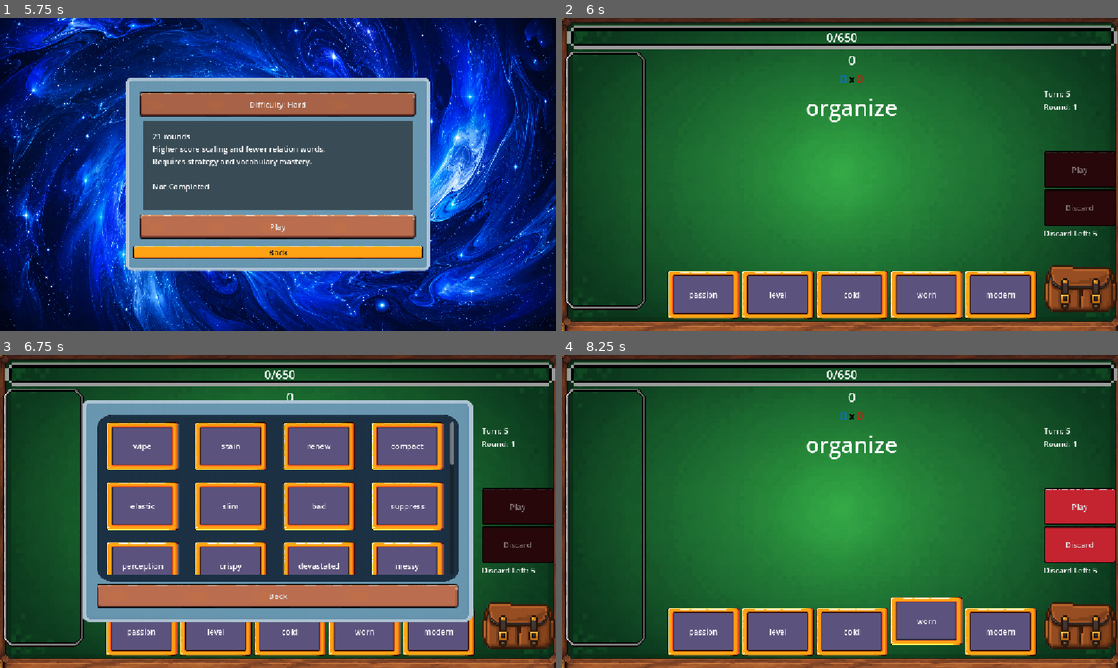
Above: before the commit, frames 1-4 (two rows, left to right).
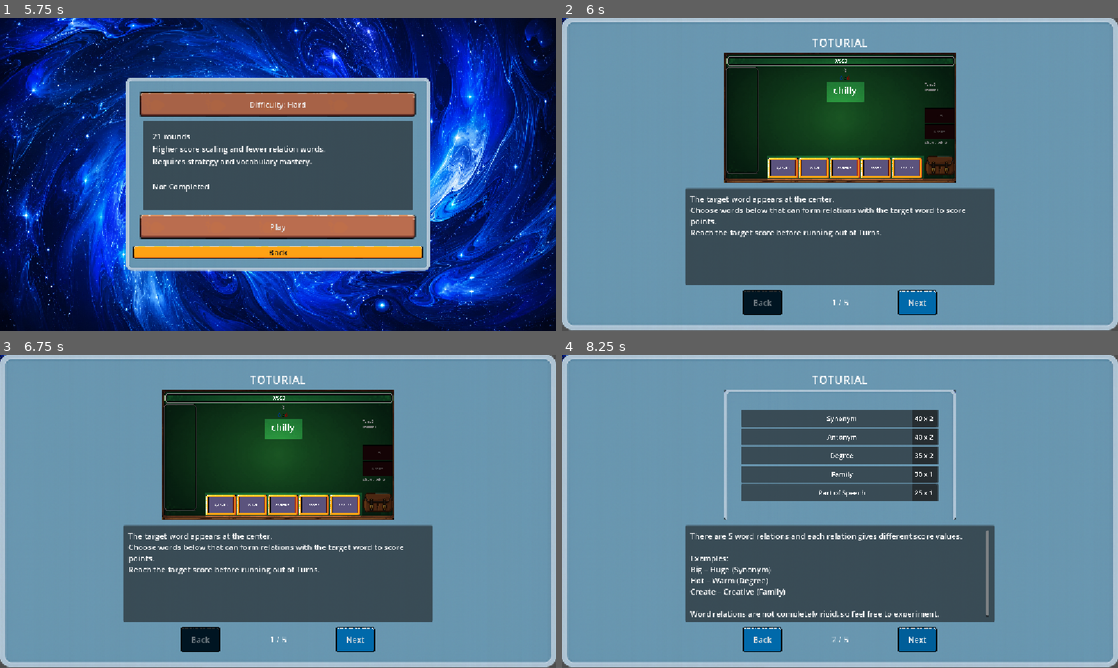
Above: after the commit, the same moments.

Repository: BMinh166/english-game-learning
Game: Godot game, scene res://scenes/Screen/main_menu.tscn
Same seed, same stepped clock (60 frames per second), same inputs: the game is played once before the commit and once after it.
Inputs (mouse positions are in pixels of both pictures, inside the frame that each line leads up to):
- Up to frame 1 (5.75 s): click "Play" at 0.5 s; click "Back" at 1.25 s; click "Play" at 2 s; click "Difficulty: Normal" at 2.75 s; click "Difficulty: Hard" at 3.5 s; click "Difficulty: Easy" at 4.25 s; click "Difficulty: Normal" at 5 s
- Up to frame 2 (6 s): click "Play" at 5.75 s
- Up to frame 3 (6.75 s): click (517, 624) at 6.52 s
- Up to frame 4 (8.25 s): click (840, 596) at 7.25 s, where only the run before the commit has a clickable "Back"; click (917, 639) at 8 s, where only the run after the commit has a clickable "Next"

Frame 1 is identical in both runs. In frame 2, 99% of the frame differs, in the area x 0-100%, y 0-100%; in frame 3, 95%; in frame 4, 100%.

Commit message:
Add toturial

Diff:
--- a/autoload/Localization.gd
+++ b/autoload/Localization.gd
@@ -42,6 +42,10 @@
 		"back": "Back",
 		"yes": "Yes",
 		"cancel": "Cancel",
+		"next": "Next",
+		"done": "Done",
+
+		"toturial": "TOTURIAL",
 
 		"delete_confirm": "All save data will be permanently deleted.\nThis action cannot be undone.\n\nAre you sure?",
 
@@ -113,6 +117,36 @@
 		"skip": "Skip",
 		"reroll": "Reroll",
 		"reward_item": "Choose a reward",
+
+		"tutorial_step_1":
+			"The target word appears at the center.\n"
+			+ "Choose words below that can form relations with the target word to score points.\n"
+			+ "Reach the target score before running out of Turns.",
+
+		"tutorial_step_2":
+			"There are 5 word relations and each relation gives different score values.\n\n"
+			+ "Examples:\n"
+			+ "Big – Huge (Synonym)\n"
+			+ "Hot – Warm (Degree)\n"
+			+ "Create – Creative (Family)\n\n"
+			+ "Word relations are not completely rigid, so feel free to experiment.",
+
+		"tutorial_step_3":
+			"Chain activates when 2 or more valid words are played consecutively.\n"
+			+ "Chain increases score exponentially, the longer the streak the stronger it becomes.\n"
+			+ "Try to minimize invalid words as much as possible.",
+
+		"tutorial_step_4":
+			"Each play consumes 1 Turn. Running out of Turns means defeat.\n\n"
+			+ "Besides the 5 words in your hand, the Bag contains 40 additional words.\n"
+			+ "Use Discard to remove unwanted words and draw random new ones from the Bag.\n"
+			+ "You can Discard up to 5 times.",
+
+		"tutorial_step_5":
+			"After reaching the target score, you clear the round and choose 1 support Item.\n"
+			+ "Items shape your playstyle and improve scoring.\n"
+			+ "You can only hold up to 5 Items, so choose carefully.\n"
+			+ "Selling Items grants bonus Turns.",
 
 	},
 
@@ -150,6 +184,10 @@
 		"back": "Quay lại",
 		"yes": "Có",
 		"cancel": "Hủy",
+		"next": "Tiếp",
+		"done": "Xong",
+
+		"toturial": "HƯỚNG DẪN",
 
 		"delete_confirm": "Tất cả dữ liệu sẽ bị xóa vĩnh viễn.\nKhông thể hoàn tác thao tác này.\n\nBạn có chắn chắn không?",
 
@@ -221,6 +259,36 @@
 		"skip": "Bỏ qua",
 		"reroll": "Đổi lại",
 		"reward_item": "Hãy chọn phần thưởng",
+
+		"tutorial_step_1":
+			"Từ yêu cầu xuất hiện ở giữa.\n"
+			+ "Hãy chọn các từ bên dưới có thể lập mối quan hệ với từ yêu cầu để ghi điểm.\n"
+			+ "Hãy ghi đủ số điểm trước khi hết Lượt chơi.",
+
+		"tutorial_step_2":
+			"Có 5 quan hệ từ và mỗi quan hệ từ sẽ ghi số điểm khác nhau.\n\n"
+			+ "Ví dụ:\n"
+			+ "Big – Huge (Đồng nghĩa)\n"
+			+ "Hot – Warm (Mức độ)\n"
+			+ "Create – Creative (Họ)\n\n"
+			+ "Các quan hệ từ không hoạt động cứng nhắc vì thế hãy cứ thoải mái.",
+
+		"tutorial_step_3":
+			"Chain sẽ kích hoạt khi có 2 hoặc nhiều hơn từ hợp lệ liên tiếp nhau.\n"
+			+ "Chain sẽ tăng điểm theo cấp số nhân, càng đúng liên tục điểm tăng càng mạnh.\n"
+			+ "Hãy cố gắng giảm thiểu số từ không hợp lệ nhất nhé.",
+
+		"tutorial_step_4":
+			"Mỗi lần đánh từ ra sẽ tốn 1 Lượt, nếu hết lượt sẽ thua.\n\n"
+			+ "Ngoài 5 từ trên tay, trong Túi sẽ có thêm 40 từ khác.\n"
+			+ "Có thể dùng Bỏ từ để loại bỏ những từ không cần thiết và từ mới sẽ được lấy ngẫu nhiên trong Túi.\n"
+			+ "Tối đa có 5 lượt Bỏ từ.",
+
+		"tutorial_step_5":
+			"Sau khi hoàn thành số điểm yêu cầu sẽ qua màn và được chọn 1 Vật Phẩm hỗ trợ.\n"
+			+ "Các Vật Phẩm này giúp định hình lối chơi và cải thiện điểm nhận được.\n"
+			+ "Tối đa chỉ chứa được 5 Vật Phẩm, hãy suy nghĩ kỹ trước khi lựa chọn.\n"
+			+ "Vật phẩm khi bán sẽ chuyển thành số Lượt chơi.",
 	}
 }
 
--- a/autoload/SaveManager.gd
+++ b/autoload/SaveManager.gd
@@ -61,7 +61,9 @@
 			"music_volume": 100,
 			"sfx_volume": 100,
 
-			"game_speed": 3
+			"game_speed": 3,
+
+			"tutorial_completed": false
 		},
 
 		"word_tracking": {},
--- /dev/null
+++ b/scenes/Screen/toturial.tscn
@@ -0,0 +1,156 @@
+[gd_scene load_steps=13 format=3 uid="uid://cekh7b5icdo3d"]
+
+[ext_resource type="Texture2D" uid="uid://bv4xbp47kou8s" path="res://assets/background/Master Background.png" id="1_b7knx"]
+[ext_resource type="Script" uid="uid://ds6s5c2c0g0vx" path="res://scripts/Screen/Toturial.gd" id="1_fm4ir"]
+[ext_resource type="Texture2D" uid="uid://bassx3fyqj844" path="res://assets/background/MenuBG Full.png" id="2_frm2y"]
+[ext_resource type="Texture2D" uid="uid://dnev5ikck3a6" path="res://assets/menu_ui/button/BlueButton.png" id="3_aioie"]
+[ext_resource type="Texture2D" uid="uid://b2emnn3ahjrdd" path="res://assets/menu_ui/button/BlueButton Clicked.png" id="4_fm4ir"]
+[ext_resource type="Texture2D" uid="uid://doo7ho42jtu1" path="res://assets/menu_ui/button/BlueButton Hover.png" id="5_k73e0"]
+[ext_resource type="Texture2D" uid="uid://d4im801k5wfu4" path="res://assets/menu_ui/button/BlueButton Disable.png" id="6_tdx3b"]
+
+[sub_resource type="LabelSettings" id="LabelSettings_fm4ir"]
+font_size = 24
+
+[sub_resource type="StyleBoxTexture" id="StyleBoxTexture_vtglq"]
+texture = ExtResource("3_aioie")
+
+[sub_resource type="StyleBoxTexture" id="StyleBoxTexture_d22ae"]
+texture = ExtResource("4_fm4ir")
+
+[sub_resource type="StyleBoxTexture" id="StyleBoxTexture_cqako"]
+texture = ExtResource("5_k73e0")
+
+[sub_resource type="StyleBoxTexture" id="StyleBoxTexture_gam1s"]
+texture = ExtResource("6_tdx3b")
+
+[node name="Toturial" type="Control"]
+layout_mode = 3
+anchors_preset = 15
+anchor_right = 1.0
+anchor_bottom = 1.0
+grow_horizontal = 2
+grow_vertical = 2
+script = ExtResource("1_fm4ir")
+
+[node name="BackBG" type="TextureRect" parent="."]
+layout_mode = 0
+offset_right = 40.0
+offset_bottom = 40.0
+texture = ExtResource("1_b7knx")
+expand_mode = 3
+
+[node name="Background" type="TextureRect" parent="."]
+layout_mode = 1
+anchors_preset = 15
+anchor_right = 1.0
+anchor_bottom = 1.0
+grow_horizontal = 2
+grow_vertical = 2
+texture = ExtResource("2_frm2y")
+expand_mode = 3
+
+[node name="CenterContainer" type="CenterContainer" parent="."]
+layout_mode = 1
+anchors_preset = 15
+anchor_right = 1.0
+anchor_bottom = 1.0
+grow_horizontal = 2
+grow_vertical = 2
+
+[node name="MarginContainer" type="MarginContainer" parent="CenterContainer"]
+layout_mode = 2
+
+[node name="VBoxContainer" type="VBoxContainer" parent="CenterContainer/MarginContainer"]
+custom_minimum_size = Vector2(1000, 580)
+layout_mode = 2
+
+[node name="ToturialLabel" type="Label" parent="CenterContainer/MarginContainer/VBoxContainer"]
+layout_mode = 2
+text = "TOTURIAL"
+label_settings = SubResource("LabelSettings_fm4ir")
+horizontal_alignment = 1
+vertical_alignment = 1
+
+[node name="MarginContainer" type="MarginContainer" parent="CenterContainer/MarginContainer/VBoxContainer"]
+layout_mode = 2
+size_flags_vertical = 6
+
+[node name="ImagePanel" type="Panel" parent="CenterContainer/MarginContainer/VBoxContainer/MarginContainer"]
+clip_contents = true
+custom_minimum_size = Vector2(480, 270)
+layout_mode = 2
+size_flags_horizontal = 4
+
+[node name="Image" type="TextureRect" parent="CenterContainer/MarginContainer/VBoxContainer/MarginContainer/ImagePanel"]
+clip_contents = true
+custom_minimum_size = Vector2(480, 270)
+layout_mode = 1
+anchors_preset = 15
+anchor_right = 1.0
+anchor_bottom = 1.0
+grow_horizontal = 2
+grow_vertical = 2
+size_flags_horizontal = 4
+expand_mode = 3
+
+[node name="MarginContainer2" type="MarginContainer" parent="CenterContainer/MarginContainer/VBoxContainer"]
+layout_mode = 2
+size_flags_vertical = 6
+
+[node name="RichTextPanel" type="Panel" parent="CenterContainer/MarginContainer/VBoxContainer/MarginContainer2"]
+custom_minimum_size = Vector2(640, 200)
+layout_mode = 2
+size_flags_horizontal = 4
+
+[node name="DescriptionRTL" type="RichTextLabel" parent="CenterContainer/MarginContainer/VBoxContainer/MarginContainer2/RichTextPanel"]
+custom_minimum_size = Vector2(620, 180)
+layout_mode = 1
+anchors_preset = 8
+anchor_left = 0.5
+anchor_top = 0.5
+anchor_right = 0.5
+anchor_bottom = 0.5
+offset_left = -310.0
+offset_top = -55.0
+offset_right = 310.0
+offset_bottom = 55.0
+grow_horizontal = 2
+grow_vertical = 2
+size_flags_horizontal = 4
+
+[node name="HBoxContainer" type="HBoxContainer" parent="CenterContainer/MarginContainer/VBoxContainer"]
+custom_minimum_size = Vector2(600, 50)
+layout_mode = 2
+size_flags_horizontal = 4
+size_flags_vertical = 8
+
+[node name="BackButton" type="Button" parent="CenterContainer/MarginContainer/VBoxContainer/HBoxContainer"]
+custom_minimum_size = Vector2(80, 50)
+layout_mode = 2
+size_flags_horizontal = 6
+focus_mode = 0
+theme_override_styles/normal = SubResource("StyleBoxTexture_vtglq")
+theme_override_styles/pressed = SubResource("StyleBoxTexture_d22ae")
+theme_override_styles/hover = SubResource("StyleBoxTexture_cqako")
+theme_override_styles/disabled = SubResource("StyleBoxTexture_gam1s")
+text = "Back
+"
+
+[node name="CurrentStepLabel" type="Label" parent="CenterContainer/MarginContainer/VBoxContainer/HBoxContainer"]
+layout_mode = 2
+text = "1/5"
+
+[node name="NextDoneButton" type="Button" parent="CenterContainer/MarginContainer/VBoxContainer/HBoxContainer"]
+custom_minimum_size = Vector2(80, 50)
+layout_mode = 2
+size_flags_horizontal = 6
+focus_mode = 0
+theme_override_styles/normal = SubResource("StyleBoxTexture_vtglq")
+theme_override_styles/pressed = SubResource("StyleBoxTexture_d22ae")
+theme_override_styles/hover = SubResource("StyleBoxTexture_cqako")
+theme_override_styles/disabled = SubResource("StyleBoxTexture_gam1s")
+text = "Next
+"
+
+[connection signal="pressed" from="CenterContainer/MarginContainer/VBoxContainer/HBoxContainer/BackButton" to="." method="_on_back_button_pressed"]
+[connection signal="pressed" from="CenterContainer/MarginContainer/VBoxContainer/HBoxContainer/NextDoneButton" to="." method="_on_next_done_button_pressed"]
--- a/scripts/Screen/NewGameMenu.gd
+++ b/scripts/Screen/NewGameMenu.gd
@@ -80,6 +80,7 @@
 
 
 func _on_play_button_pressed() -> void:
+
 	AudioManager.play_button_click()
 
 	if get_tree().paused:
@@ -90,12 +91,28 @@
 
 	GameManager.reset_state()
 
-	# nếu muốn sau này:
-	DifficultyManager.current_difficulty =	difficulties[current_index]
+	DifficultyManager.current_difficulty = difficulties[current_index]
 
-	get_tree().change_scene_to_file(
-		"res://scenes/Main.tscn"
+	# =====================
+	# FIRST TIME CHECK
+	# =====================
+
+	var tutorial_completed = SaveManager.get_setting(
+		"tutorial_completed",
+		false
 	)
+
+	if !tutorial_completed:
+
+		get_tree().change_scene_to_file(
+			"res://scenes/Screen/toturial.tscn"
+		)
+
+	else:
+
+		get_tree().change_scene_to_file(
+			"res://scenes/Main.tscn"
+		)
 
 
 func _on_back_button_pressed() -> void:
--- /dev/null
+++ b/scripts/Screen/Toturial.gd
@@ -0,0 +1,136 @@
+extends Control
+
+@onready var image = $CenterContainer/MarginContainer/VBoxContainer/MarginContainer/ImagePanel/Image
+@onready var description_rtl = $CenterContainer/MarginContainer/VBoxContainer/MarginContainer2/RichTextPanel/DescriptionRTL
+@onready var back_button = $CenterContainer/MarginContainer/VBoxContainer/HBoxContainer/BackButton
+@onready var current_step_label = $CenterContainer/MarginContainer/VBoxContainer/HBoxContainer/CurrentStepLabel
+@onready var toturial_label = $CenterContainer/MarginContainer/VBoxContainer/ToturialLabel
+@onready var nextdone_button = $CenterContainer/MarginContainer/VBoxContainer/HBoxContainer/NextDoneButton
+
+var tutorial_steps = []
+
+var current_step := 0
+
+func _ready():
+
+	tutorial_steps = [
+
+		{
+			"image": preload("res://assets/toturial/step_1.png"),
+		},
+
+		{
+			"image": preload("res://assets/toturial/step_2.png"),
+		},
+
+		{
+			"image": preload("res://assets/toturial/step_3.png"),
+		},
+
+		{
+			"image": preload("res://assets/toturial/step_4.png"),
+		},
+
+		{
+			"image": preload("res://assets/toturial/step_5.png"),
+		}
+	]
+	update_language_ui()
+	update_step()
+
+func update_step():
+
+	var data = tutorial_steps[current_step]
+
+	# =====================
+	# IMAGE
+	# =====================
+
+	image.texture = data["image"]
+
+	# =====================
+	# TEXT
+	# =====================
+
+	description_rtl.text = Localization.tr_ui(
+		"tutorial_step_" + str(current_step + 1)
+	)
+
+	# =====================
+	# STEP LABEL
+	# =====================
+
+	current_step_label.text = (
+		str(current_step + 1)
+		+ " / "
+		+ str(tutorial_steps.size())
+	)
+
+	# =====================
+	# BACK BUTTON
+	# =====================
+
+	back_button.disabled = current_step == 0
+
+	# =====================
+	# NEXT / DONE BUTTON
+	# =====================
+
+	var is_last = (
+		current_step == tutorial_steps.size() - 1
+	)
+
+	if is_last:
+		nextdone_button.text = Localization.tr_ui("done")
+	else:
+		nextdone_button.text = Localization.tr_ui("next")
+
+func update_language_ui():
+
+	back_button.text = Localization.tr_ui(
+		"back"
+	)
+
+	toturial_label.text = Localization.tr_ui("toturial")
+
+
+func _on_back_button_pressed() -> void:
+
+	if current_step <= 0:
+		return
+
+	current_step -= 1
+
+	update_step()
+
+
+func _on_next_done_button_pressed() -> void:
+
+	var is_last = (
+		current_step == tutorial_steps.size() - 1
+	)
+
+	# =====================
+	# DONE
+	# =====================
+
+	if is_last:
+
+		SaveManager.set_setting(
+			"tutorial_completed",
+			true
+		)
+
+		get_tree().change_scene_to_file(
+			"res://scenes/Main.tscn"
+		)
+
+		return
+
+	# =====================
+	# NEXT
+	# =====================
+
+	current_step += 1
+
+	update_step()
Binary file added: assets/toturial/step_1.png
Not shown, added: assets/toturial/step_1.png.import
Binary file added: assets/toturial/step_2.png
Not shown, added: assets/toturial/step_2.png.import
Binary file added: assets/toturial/step_3.png
Not shown, added: assets/toturial/step_3.png.import
Binary file added: assets/toturial/step_4.png
Not shown, added: assets/toturial/step_4.png.import
Binary file added: assets/toturial/step_5.png
Not shown, added: assets/toturial/step_5.png.import
Not shown, added: scripts/Screen/Toturial.gd.uid
